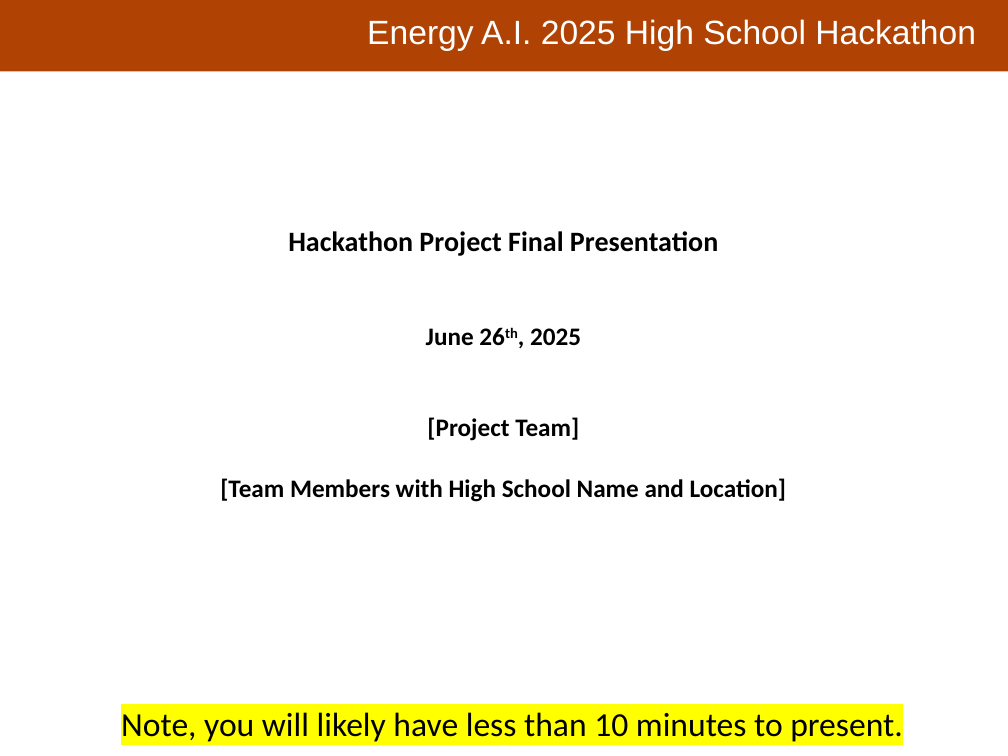
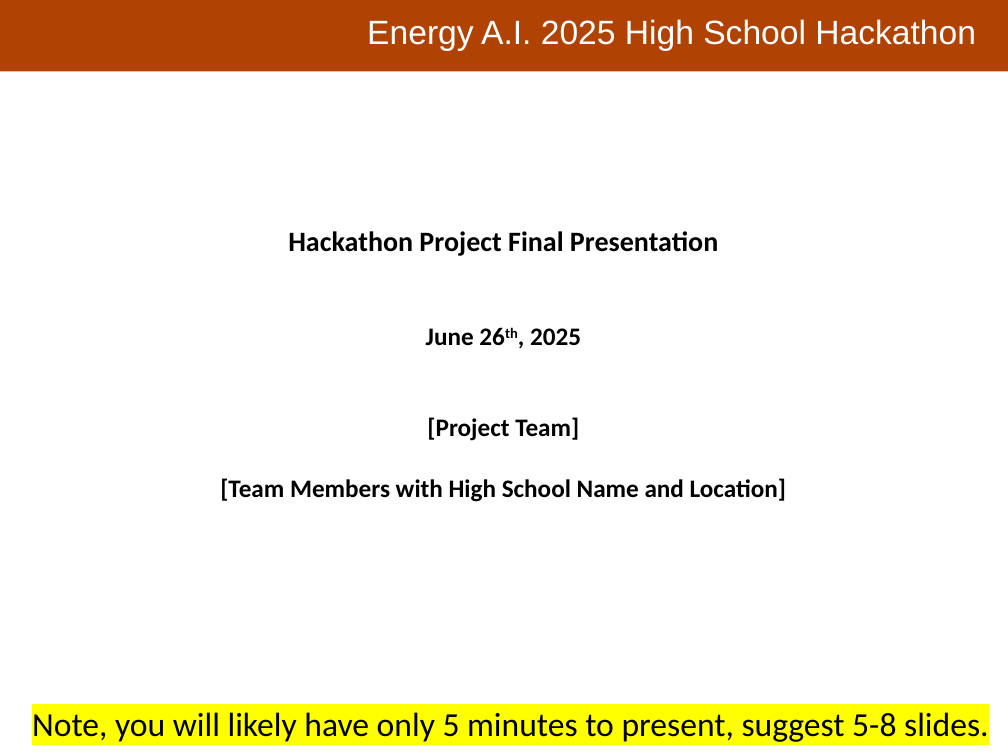
Before and after one commit to PGEHackathon/MITE, a slide deck: slide 1 of resources/Hackathon_PresentationTemplate.pptx. Drawn at 1008x756 pixels with LibreOffice and Linux fonts; fonts in the diff are those of the drawing; background and template pictures are left out. Boxes give left, top, right and bottom in pixels: in the first picture for what was removed or moved away, otherwise in the second. Text is boxed around its words. In the diff, an @@ line names an element or a change of style, - is before the commit and + after.

```diff
--- a/resources/Hackathon_PresentationTemplate.pptx
+++ b/resources/Hackathon_PresentationTemplate.pptx
@@ text at (32,712,989,742): text changed @@
-Note, you will likely have less than 10 minutes to present.
+Note, you will likely have only 5 minutes to present, suggest 5-8 slides.
```
Also in this commit, not shown: 3 other slides changed, 1 slide added.
